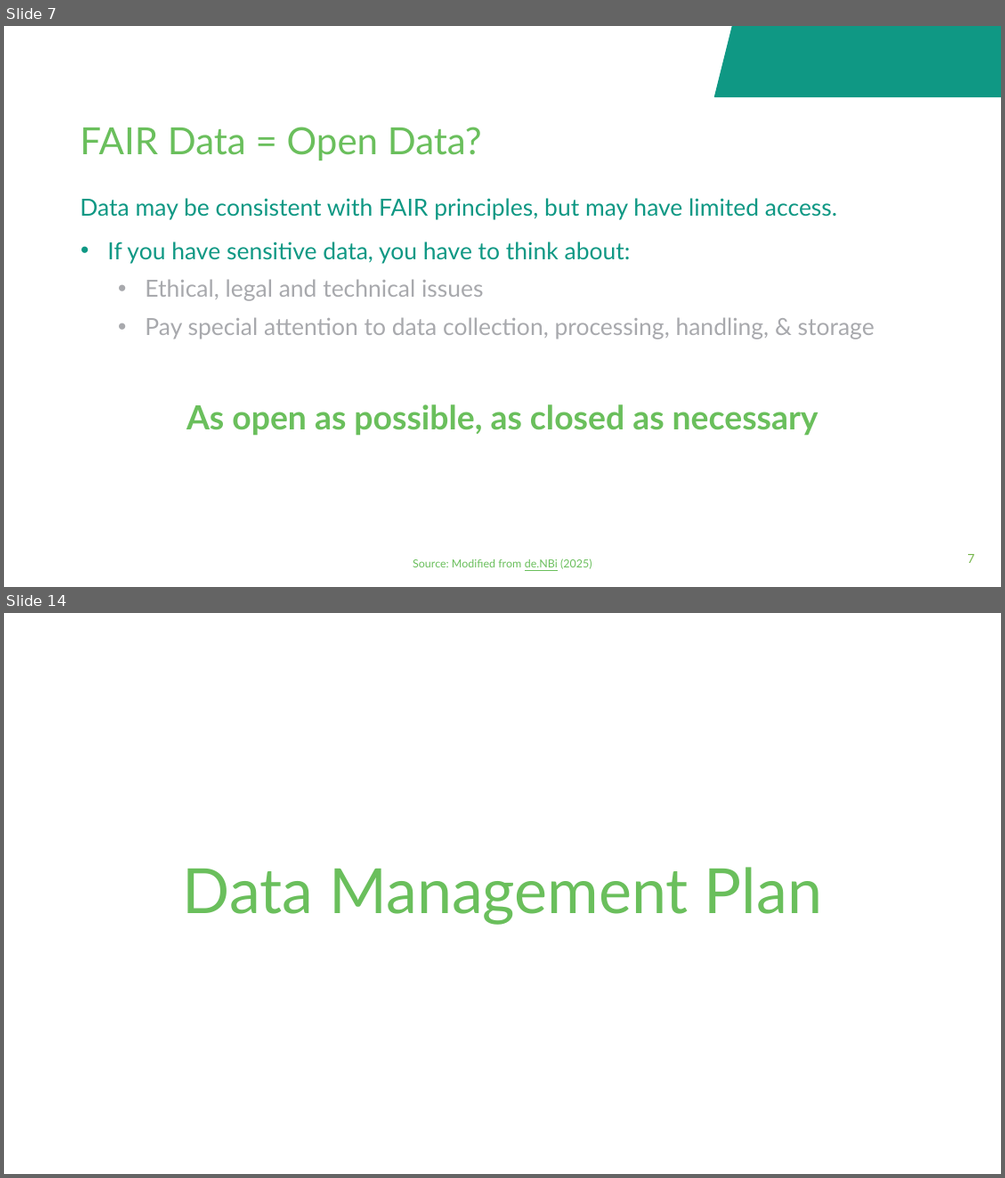
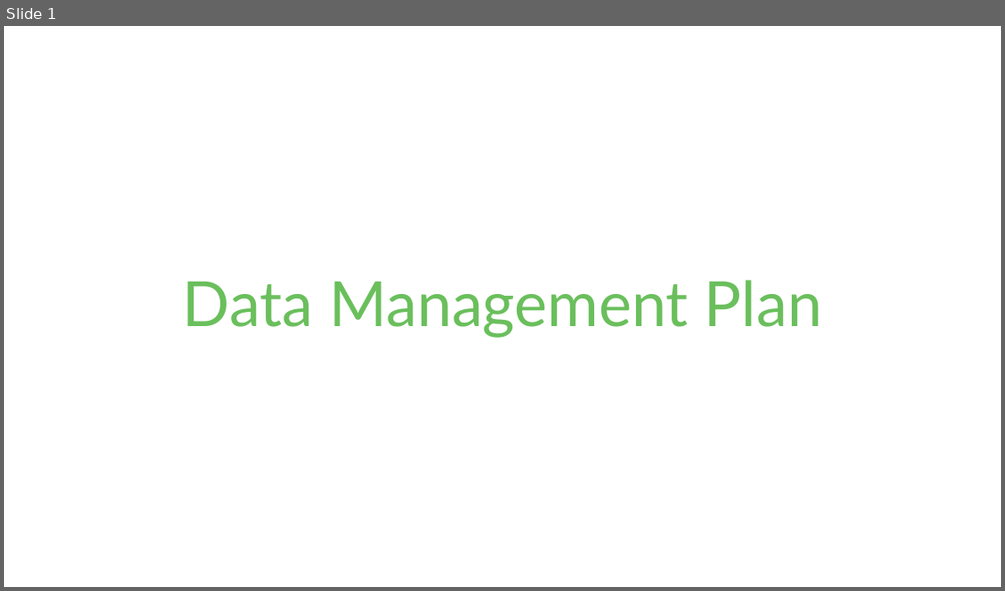
Before and after one commit to fairagro/FAIRagro_Modular-RDM-Training-Material, a slide deck: FAIRagro_Trainings_planned/2026-11_YSM_JKI/20261116-07-Plan-20min-Bosse.odp. Shown one above the other, each under a label of ours: slides 7 and 14 before the commit, slide 1 after it; the slides between them are not shown. The pictures are 1005x1178 and 1005x591 pixels, drawn with LibreOffice and Linux fonts; fonts in the diff are those of the drawing; background and template pictures are left out. Boxes give left, top, right and bottom in pixels: in the first picture for what was removed or moved away, otherwise in the second. Text is boxed around its words. In the diff, an @@ line names an element or a change of style, - is before the commit and + after.

```diff
--- a/FAIRagro_Trainings_planned/2026-11_YSM_JKI/20261116-07-Plan-20min-Bosse.odp
+++ b/FAIRagro_Trainings_planned/2026-11_YSM_JKI/20261116-07-Plan-20min-Bosse.odp
@@ slide 7 removed at (x1=4, y1=26, x2=1001, y2=587), background #FFFFFF @@
@@ parallelogram removed at (x1=715, y1=26, x2=1001, y2=97) @@
@@ title removed at (x1=80, y1=127, x2=482, y2=160) @@
-FAIR Data = Open Data?
@@ text removed at (x1=80, y1=198, x2=874, y2=339) @@
-Data may be consistent with FAIR principles, but may have limited access.
-• If you have sensitive data, you have to think about:
-  • Ethical, legal and technical issues
-  • Pay special attention to data collection, processing, handling, & storage
@@ text removed at (x1=186, y1=404, x2=818, y2=435) @@
-As open as possible, as closed as necessary
@@ text removed at (x1=413, y1=558, x2=592, y2=569) @@
-Source: Modified from de.NBi (2025)
@@ page number removed at (x1=967, y1=554, x2=974, y2=563) @@
-7
@@ what was slide 14 is now slide 1 @@
```
Also in this commit, not shown: 2 slides changed, 17 other slides removed, 28 other files.
